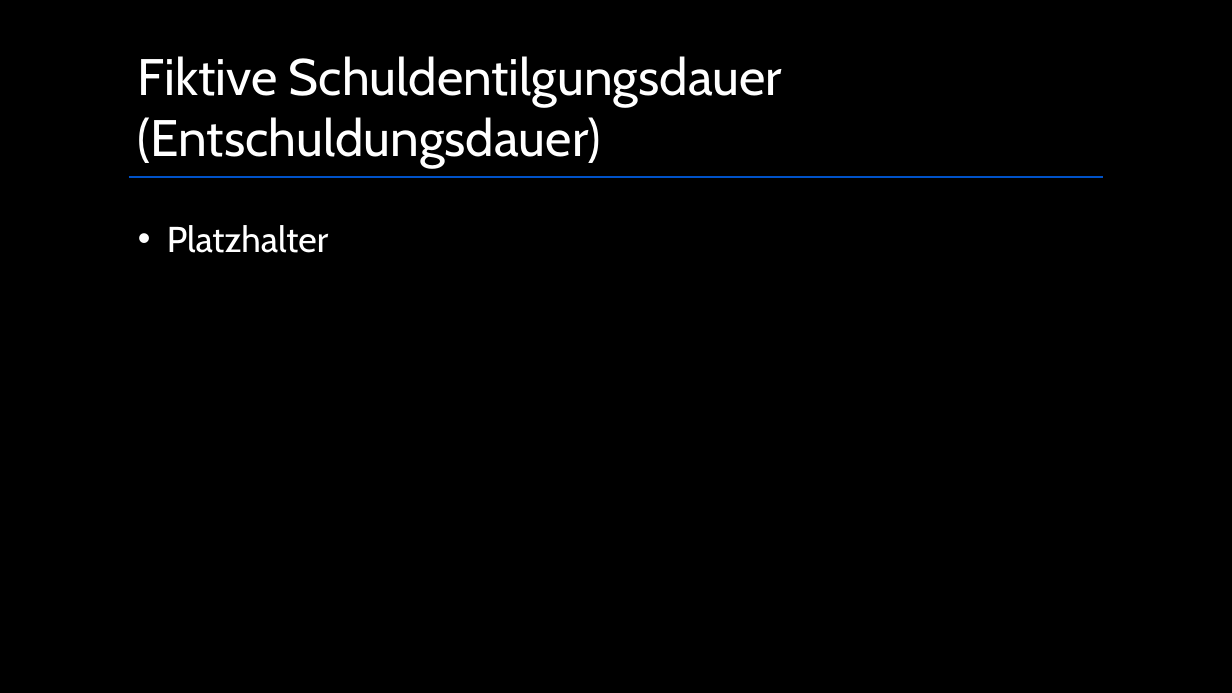
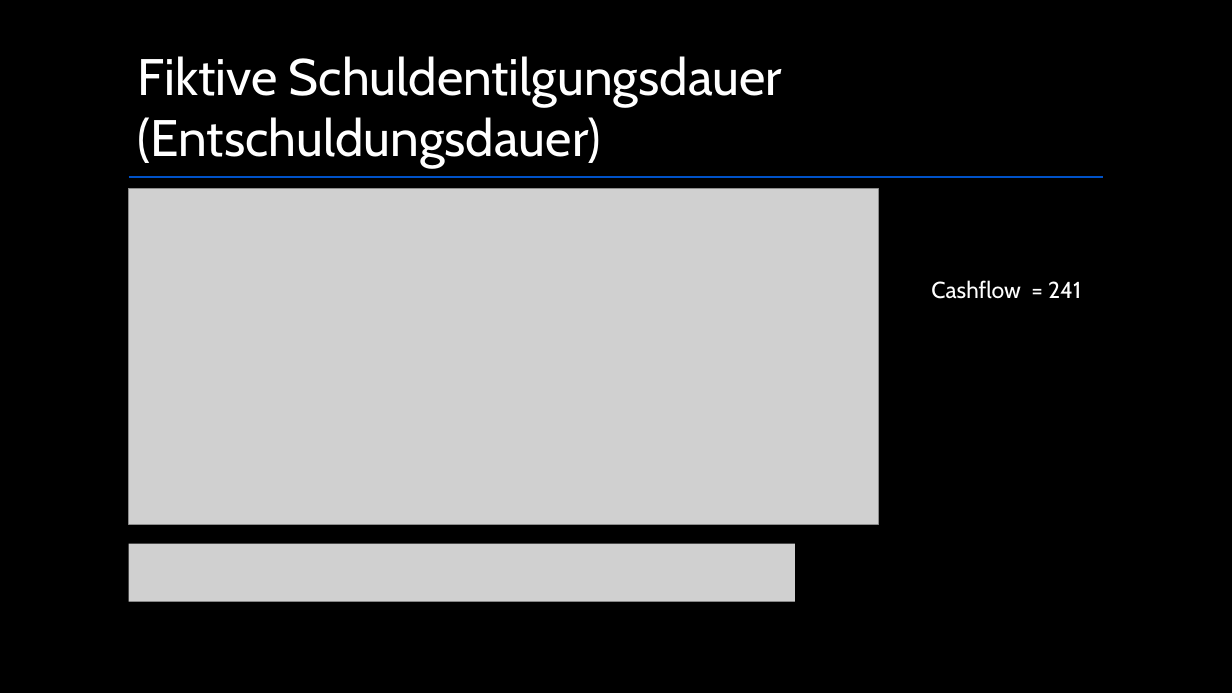
Before and after one commit to maHlavacek/Kennzahlen-BWM, a slide deck: slide 6 of Presentation-Kennzahlen.pptx. Drawn at 1232x693 pixels with LibreOffice and Linux fonts; fonts in the diff are those of the drawing; grey boxes stand for pictures. Boxes give left, top, right and bottom in pixels: in the first picture for what was removed or moved away, otherwise in the second. Text is boxed around its words. In the diff, an @@ line names an element or a change of style, - is before the commit and + after.

```diff
--- a/Presentation-Kennzahlen.pptx
+++ b/Presentation-Kennzahlen.pptx
@@ picture added at <box>128,189,878,525</box> @@
@@ text removed at <box>167,225,329,253</box> @@
-• Platzhalter
@@ text added at <box>931,280,1081,299</box>, 18 pt, text #FFFFFF @@
+Cashflow = 241
@@ picture added at <box>128,543,795,602</box> @@
```
Also in this commit, not shown: 6 other slides changed, 1 slide added.
